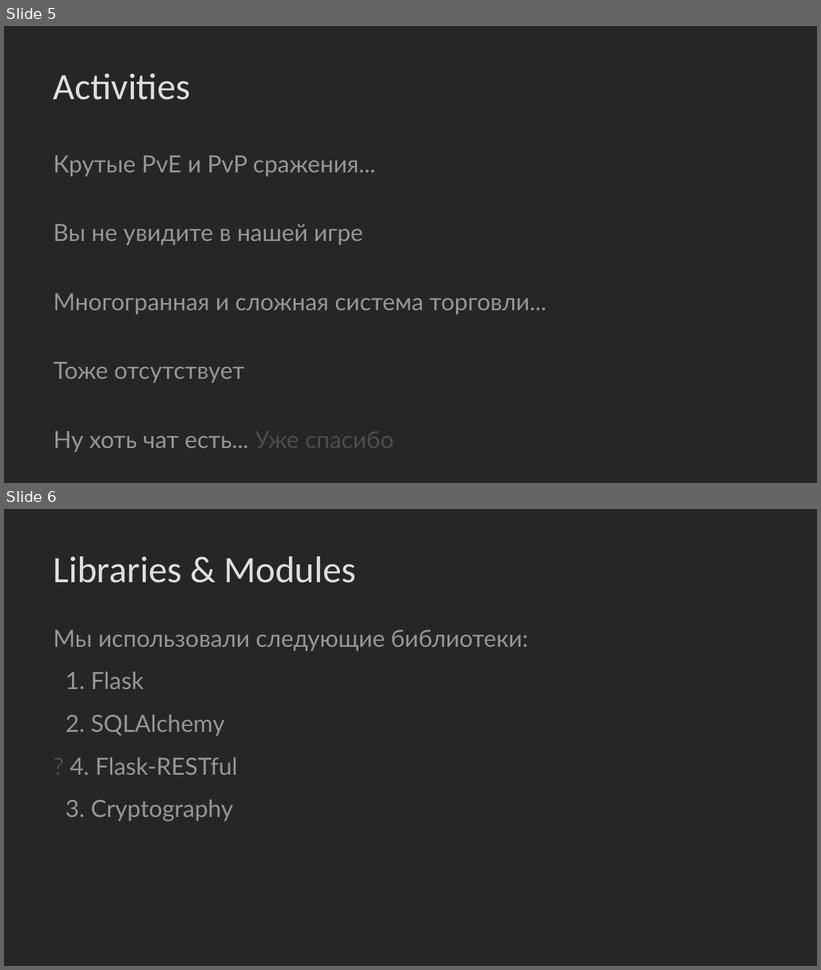
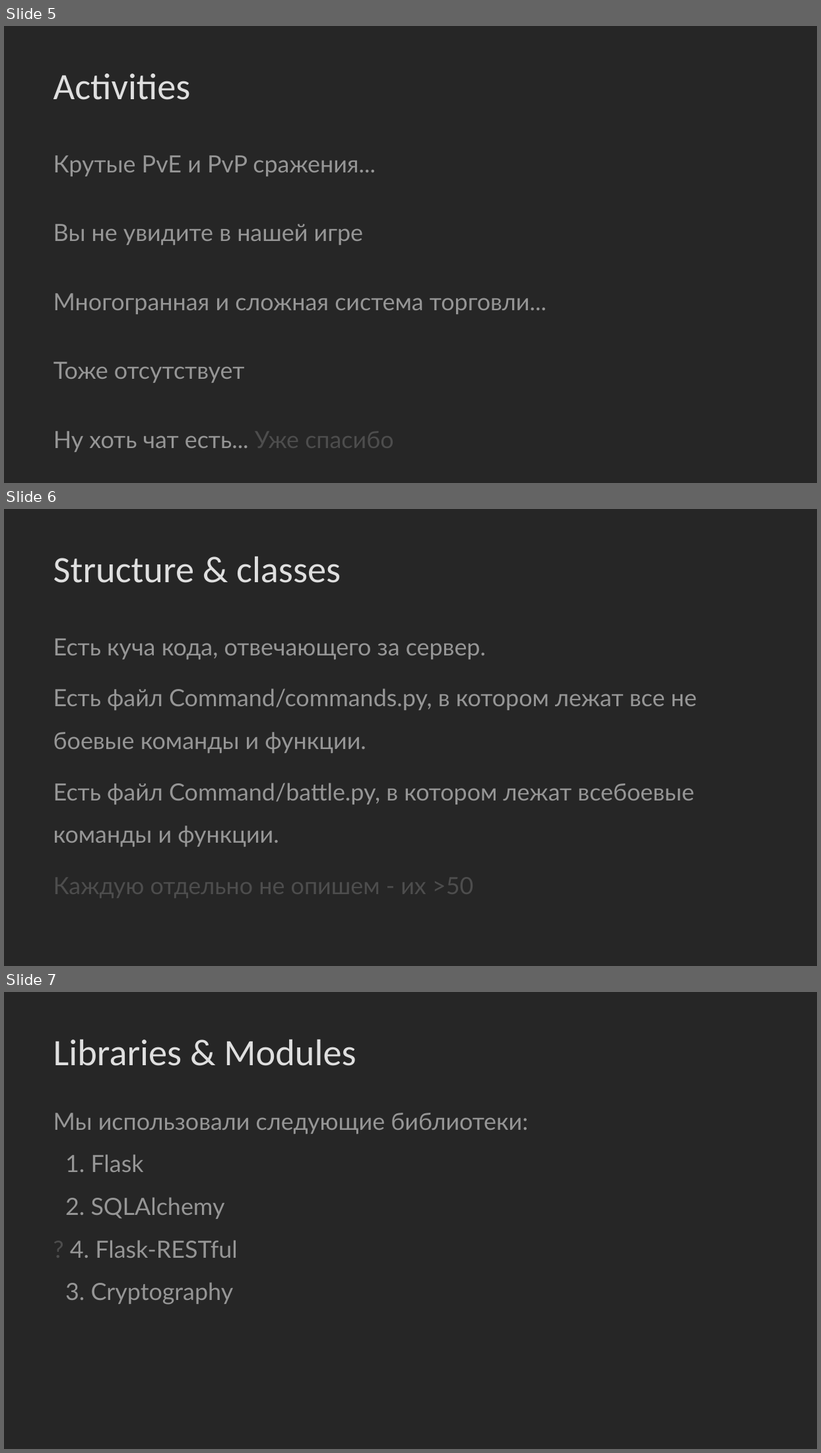
Before and after one commit to Lyagva/YLyceum-Web-project, a slide deck: Info/Преза.pptx. Shown one above the other, each under a label of ours: slides 5 and 6 before the commit, slides 5, 6 and 7 after it. The pictures are 821x970 and 821x1453 pixels, drawn with LibreOffice and Linux fonts; fonts in the diff are those of the drawing. Boxes give left, top, right and bottom in pixels: in the first picture for what was removed or moved away, otherwise in the second. Text is boxed around its words. In the diff, an @@ line names an element or a change of style, - is before the commit and + after.

```diff
--- a/Info/Преза.pptx
+++ b/Info/Преза.pptx
@@ slide 6 added at (x1=4, y1=509, x2=817, y2=966), background #262626 @@
@@ title added at (x1=54, y1=557, x2=341, y2=583), 44 pt, text #DFDFDF @@
+Structure & classes
@@ text added at (x1=54, y1=638, x2=697, y2=900), 28 pt, text #969696 @@
+Есть куча кода, отвечающего за сервер.
+Есть файл Command/commands.py, в котором лежат все не боевые команды и функции.
+Есть файл Command/battle.py, в котором лежат всебоевые команды и функции.
+Каждую отдельно не опишем - их >50
@@ what was slide 6 is now slide 7 @@
```
Also in this commit, not shown: 1 slide changed, 6 other files.
